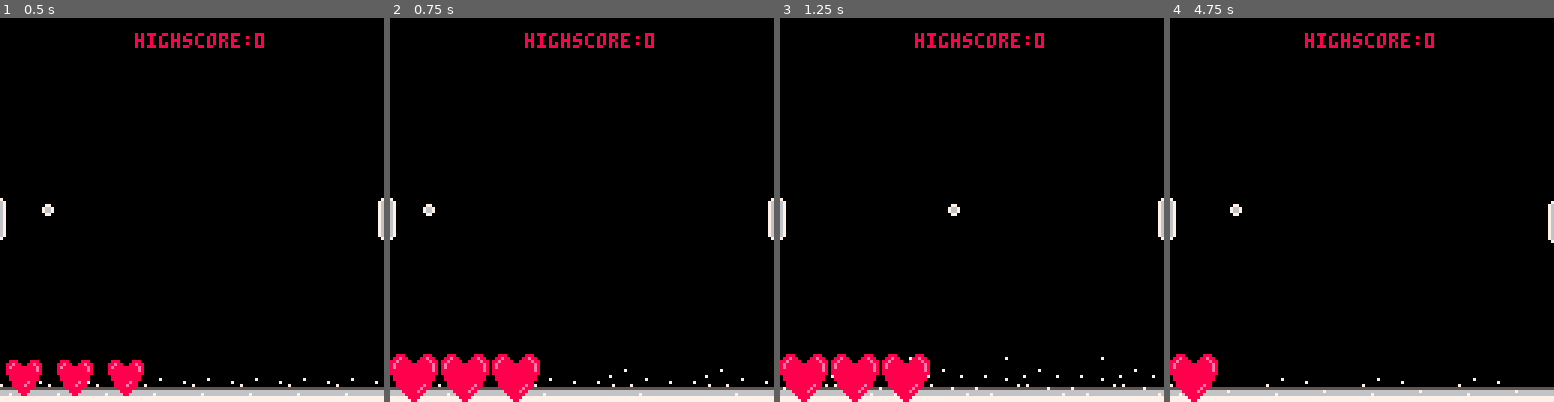
Above: before the commit, frames 1-4 (left to right).
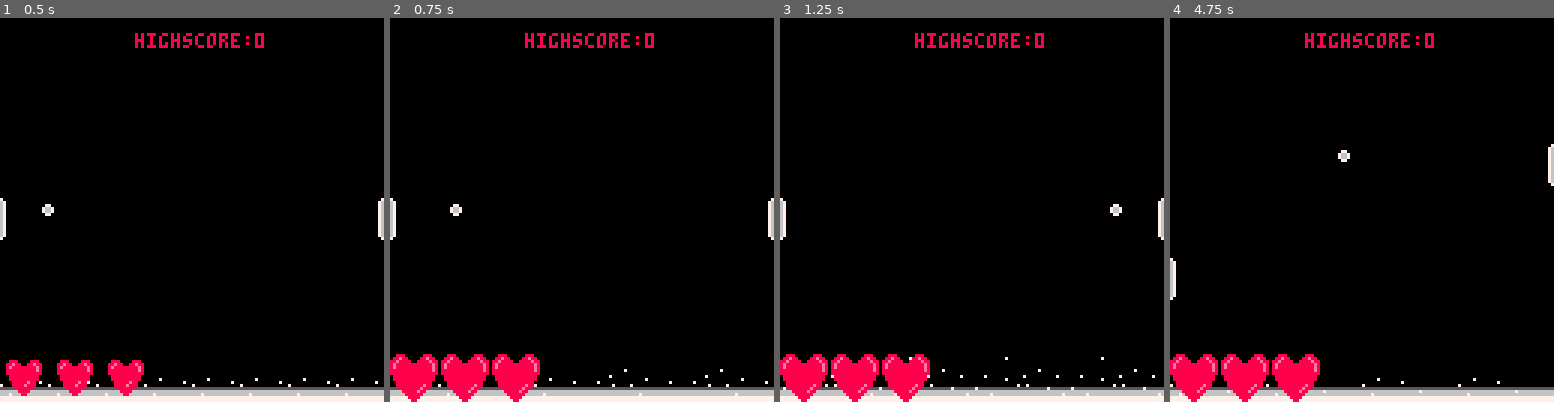
Above: after the commit, the same moments.

Repository: Ling-Lang/super_pong
Game: PICO-8 cartridge super_pong.p8
Two runs of this game, one before a commit and one after it. Both use one fixed random seed, a clock stepped at 60 frames per second and the inputs below.
Inputs:
- Up to frame 1 (0.5 s): tap X (X key) at 0.33 s
- Up to frame 2 (0.75 s): tap O (Z key) at 0.7 s
- Up to frame 3 (1.25 s): tap X (X key) at 1.07 s
- Up to frame 4 (4.75 s): tap O (Z key) every 0.4 s from 1.7 to 4.5 s; tap X (X key) at 1.85, 2.97, 4.08 s; hold Up 2.15-2.42 s; hold Down 3.63-3.97 s; hold Up from 4.73 s (still down)

Frame 1 is identical in both runs. In frame 2, 0.1% of the frame differs, in the area x 8-19%, y 48-52%; in frame 3, 0.1%; in frame 4, 2.9%, in the area x 0-100%, y 32-100%.

Commit message:
move.lua+obj.lua+even+lua +spong.p8 -> adding second abil and refining the first

Diff:
--- a/events.lua
+++ b/events.lua
@@ -92,6 +92,7 @@
   and ball.x < hitboxe.x2 then
     ball.speedx = -3
     playerhit = false
+    ability.abilcount +=1
   end
   if ball.y > hitboxe.y1
   and ball.y < hitboxe.y2
@@ -101,6 +102,7 @@
     ball.speedx = -3
     ball.speedy = -0.8
     playerhit = false
+    ability.abilcount +=1
   end
   if ball.y > hitboxe.y1
   and ball.y < hitboxe.y2
@@ -110,6 +112,7 @@
     ball.speedx = -3
     ball.speedy = 0.8
     playerhit = false
+    ability.abilcount +=1
   end
 end
 
@@ -123,10 +126,21 @@
 end
 
 function abil()
+  --more abil points
+  if (ability.abilcount >=3) and ability.counter <8 then
+    ability.abilcount = 0
+    ability.counter +=1
+  end
   --speed
-
-  if btn(4) then
+  if btnp(5) and ability.counter>0 and ball.speedx<0 then
     playerhit = true
-    --printh("speed")
+    ability.counter -=1
+    printh(ability.counter)
+  end
+  --shield
+  if btnp(4) and ability.counter>0 and ability.shield==false then
+    ability.shield = true
+    ability.counter -=1
+    printh(ability.counter)
   end
 end
--- a/movement.lua
+++ b/movement.lua
@@ -9,7 +9,7 @@
     if(enemy.y<0) then enemy.y=120end
     if(enemy.y>120) then enemy.speed=0end
     if(ball.x>130) then player.score+=1 ball.x=60 ball.y = 60 player.y = 60 ball.speedy = 0 enemy.y = 60end
-    if(ball.x<-2) then
+    if(ball.x<-2) and ability.shield==false then
       player.health-=1
       deli(hearts, player.health)
       ball.x=60
@@ -17,6 +17,15 @@
       player.y = 60
       ball.speedy = 0
       enemy.y=60
+    elseif(ball.x<-2) and ability.shield==true then
+        ability.shield=false
+        deli(hearts, player.health)
+        ball.x=60
+        ball.y = 60
+        player.y = 60
+        ball.speedy = 0
+        enemy.y=60
+
     end
     if ball.y > 126 then ball.speedy *= -1 end
     if ball.y < 2 then ball.speedy *= -1 end
--- a/objects.lua
+++ b/objects.lua
@@ -8,6 +8,11 @@
     health = 4,
     last_score =nil,
     last_score2 = nil
+}
+ability = {
+    counter = 3,
+    shield =false,
+    abilcount =0
 }
 enemy = {
     x = 125,
